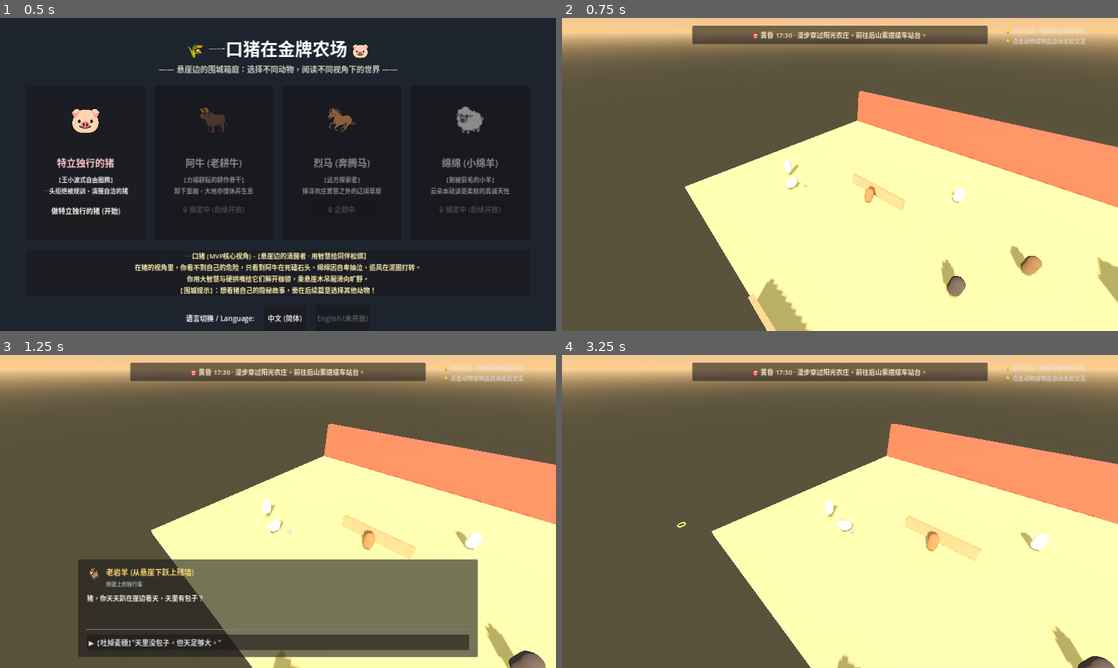
Above: before the commit, frames 1-4 (two rows, left to right).
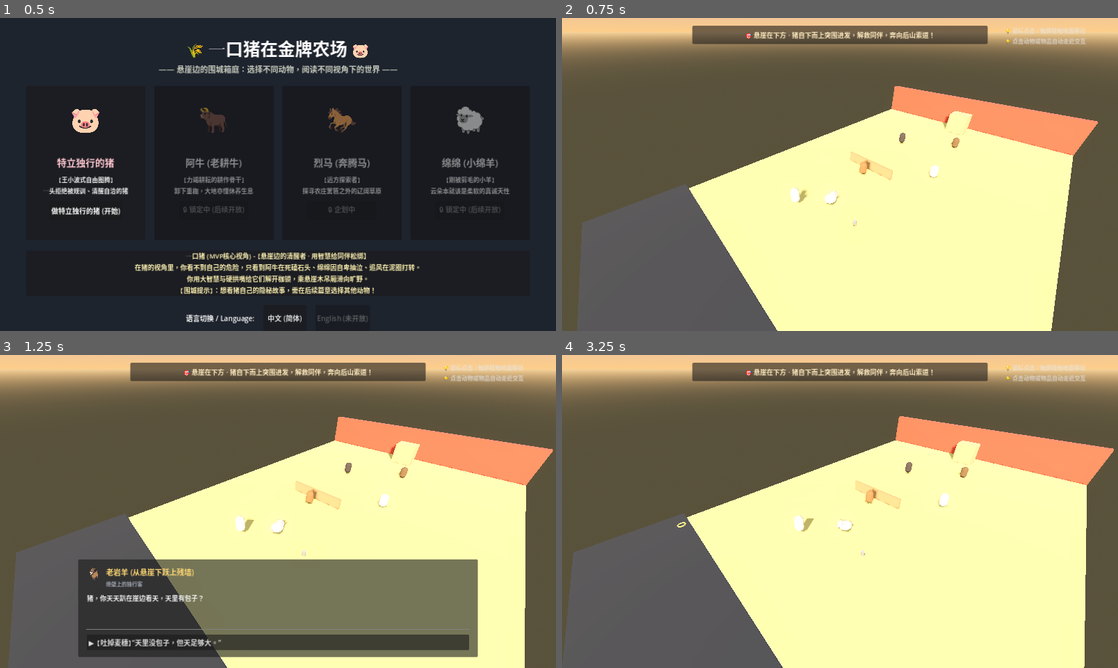
Above: after the commit, the same moments.

Repository: chenzhaoxuan0/piggame
Game: Godot game, scene res://scenes/ui/character_selection.tscn
Two runs of this game, one before a commit and one after it. Both use one fixed random seed, a clock stepped at 60 frames per second and the inputs below.
Inputs (mouse positions are in pixels of both pictures, inside the frame that each line leads up to):
- Up to frame 1 (0.5 s): no input
- Up to frame 2 (0.75 s): click "做特立独行的猪 (开始)" at 0.5 s
- Up to frame 3 (1.25 s): no input
- Up to frame 4 (3.25 s): click "▶ 【吐掉麦穗】'天里没包子，但天足够大。'" at 1.25 s; click "▶ 【用鼻子拱起插销】'吃饱了，顺路去给他们松松绑。'" at 2 s; tap Enter at 2.75 s; move the mouse to (962, 495) at 2.77 s; click (962, 495) at 2.92 s

Frame 1 is identical in both runs. In frame 2, 27% of the frame differs, in the area x 2-100%, y 4-100%; in frame 3, 21%; in frame 4, 28%, in the area x 0-100%, y 4-100%.

Commit message:
feat: layout cliff at bottom with upward progression, grounding story on 12-stage Hero's Journey

Diff:
--- a/scenes/levels/office_level_1.tscn
+++ b/scenes/levels/office_level_1.tscn
@@ -29,10 +29,18 @@
 
 [sub_resource type="BoxMesh" id="BoxMesh_ground"]
 material = SubResource("Mat_FarmGrass")
-size = Vector3(38, 0.4, 28)
+size = Vector3(28, 0.4, 40)
 
 [sub_resource type="BoxShape3D" id="BoxShape3D_ground"]
-size = Vector3(38, 0.4, 28)
+size = Vector3(28, 0.4, 40)
+
+[sub_resource type="StandardMaterial3D" id="Mat_CliffAbyss"]
+albedo_color = Color(0.12, 0.15, 0.2, 1)
+roughness = 0.95
+
+[sub_resource type="BoxMesh" id="BoxMesh_abyss"]
+material = SubResource("Mat_CliffAbyss")
+size = Vector3(32, 10, 8)
 
 [sub_resource type="StandardMaterial3D" id="Mat_RedBarnWood"]
 albedo_color = Color(0.68, 0.25, 0.22, 1)
@@ -40,10 +48,10 @@
 
 [sub_resource type="BoxMesh" id="BoxMesh_barn_wall"]
 material = SubResource("Mat_RedBarnWood")
-size = Vector3(38, 5, 0.8)
+size = Vector3(28, 4.5, 0.8)
 
 [sub_resource type="BoxShape3D" id="BoxShape3D_wall"]
-size = Vector3(38, 5, 0.8)
+size = Vector3(28, 4.5, 0.8)
 
 [sub_resource type="StandardMaterial3D" id="Mat_WoodFence"]
 albedo_color = Color(0.6, 0.48, 0.35, 1)
@@ -68,6 +76,9 @@
 height = 0.35
 radius = 0.16
 
+[sub_resource type="StandardMaterial3D" id="Mat_CliffGoatNPC"]
+albedo_color = Color(0.88, 0.85, 0.78, 1)
+
 [sub_resource type="StandardMaterial3D" id="Mat_OxNPC"]
 albedo_color = Color(0.52, 0.35, 0.25, 1)
 
@@ -82,9 +93,6 @@
 [sub_resource type="StandardMaterial3D" id="Mat_SheepNPC"]
 albedo_color = Color(0.95, 0.95, 0.96, 1)
 
-[sub_resource type="StandardMaterial3D" id="Mat_CliffGoatNPC"]
-albedo_color = Color(0.88, 0.85, 0.78, 1)
-
 [sub_resource type="StandardMaterial3D" id="Mat_HorseNPC"]
 albedo_color = Color(0.2, 0.2, 0.22, 1)
 
@@ -109,17 +117,17 @@
 environment = SubResource("Environment_farm_sunset")
 
 [node name="DirectionalLight3D" type="DirectionalLight3D" parent="."]
-transform = Transform3D(0.866025, -0.25, 0.433013, 0, 0.866025, 0.5, -0.5, -0.433013, 0.75, 14, 12, 14)
+transform = Transform3D(0.866025, -0.25, 0.433013, 0, 0.866025, 0.5, -0.5, -0.433013, 0.75, 12, 14, 16)
 light_color = Color(1, 0.82, 0.62, 1)
 light_energy = 1.5
 shadow_enabled = true
 
 [node name="IsometricCamera" type="Camera3D" parent="."]
-transform = Transform3D(0.707107, -0.40558, 0.579228, 0, 0.819152, 0.573576, -0.707107, -0.40558, 0.579228, 12, 15, 12)
+transform = Transform3D(0.707107, -0.40558, 0.579228, 0, 0.819152, 0.573576, -0.707107, -0.40558, 0.579228, 10, 15, 20)
 script = ExtResource("3_camera_script")
 
 [node name="Pig" parent="." instance=ExtResource("2_pig_scene")]
-transform = Transform3D(1, 0, 0, 0, 1, 0, 0, 0, 1, -11, 0.2, 6)
+transform = Transform3D(1, 0, 0, 0, 1, 0, 0, 0, 1, -2, 0.2, 11)
 
 [node name="FarmEnvironment" type="Node3D" parent="."]
 
@@ -132,49 +140,35 @@
 [node name="CollisionShape3D" type="CollisionShape3D" parent="FarmEnvironment/Ground"]
 shape = SubResource("BoxShape3D_ground")
 
-[node name="NorthBarnWall" type="StaticBody3D" parent="FarmEnvironment"]
-transform = Transform3D(1, 0, 0, 0, 1, 0, 0, 0, 1, 0, 2.5, -14)
-
-[node name="MeshInstance3D" type="MeshInstance3D" parent="FarmEnvironment/NorthBarnWall"]
-mesh = SubResource("BoxMesh_barn_wall")
-
-[node name="CollisionShape3D" type="CollisionShape3D" parent="FarmEnvironment/NorthBarnWall"]
-shape = SubResource("BoxShape3D_wall")
-
-[node name="SouthFence" type="StaticBody3D" parent="FarmEnvironment"]
-transform = Transform3D(1, 0, 0, 0, 1, 0, 0, 0, 1, 0, 0.6, 14)
-
-[node name="MeshInstance3D" type="MeshInstance3D" parent="FarmEnvironment/SouthFence"]
-mesh = SubResource("BoxMesh_fence")
-
-[node name="CollisionShape3D" type="CollisionShape3D" parent="FarmEnvironment/SouthFence"]
-shape = SubResource("BoxShape3D_wall")
-
-[node name="StartBarnArea" type="Node3D" parent="FarmEnvironment"]
-transform = Transform3D(1, 0, 0, 0, 1, 0, 0, 0, 1, -11, 0, 6)
-
-[node name="NPC_CliffGoat" type="StaticBody3D" parent="FarmEnvironment/StartBarnArea" groups=["interactable", "npc", "npc_cliff_goat"]]
-transform = Transform3D(1, 0, 0, 0, 1, 0, 0, 0, 1, -2, 1.2, -1)
-
-[node name="MeshInstance3D" type="MeshInstance3D" parent="FarmEnvironment/StartBarnArea/NPC_CliffGoat"]
+[node name="BottomAbyss" type="MeshInstance3D" parent="FarmEnvironment"]
+transform = Transform3D(1, 0, 0, 0, 1, 0, 0, 0, 1, 0, -5.5, 24)
+mesh = SubResource("BoxMesh_abyss")
+
+[node name="StartCliffArea" type="Node3D" parent="FarmEnvironment"]
+transform = Transform3D(1, 0, 0, 0, 1, 0, 0, 0, 1, 0, 0, 12)
+
+[node name="NPC_CliffGoat" type="StaticBody3D" parent="FarmEnvironment/StartCliffArea" groups=["interactable", "npc", "npc_cliff_goat"]]
+transform = Transform3D(1, 0, 0, 0, 1, 0, 0, 0, 1, -4, 1.2, 1.5)
+
+[node name="MeshInstance3D" type="MeshInstance3D" parent="FarmEnvironment/StartCliffArea/NPC_CliffGoat"]
 material_override = SubResource("Mat_CliffGoatNPC")
 mesh = SubResource("CapsuleMesh_npc")
 
-[node name="CollisionShape3D" type="CollisionShape3D" parent="FarmEnvironment/StartBarnArea/NPC_CliffGoat"]
-shape = SubResource("CapsuleShape3D_npc")
-
-[node name="MilkJug" type="RigidBody3D" parent="FarmEnvironment/StartBarnArea" groups=["interactable", "milk_jug"]]
-transform = Transform3D(1, 0, 0, 0, 1, 0, 0, 0, 1, 1.2, 0.5, -0.8)
+[node name="CollisionShape3D" type="CollisionShape3D" parent="FarmEnvironment/StartCliffArea/NPC_CliffGoat"]
+shape = SubResource("CapsuleShape3D_npc")
+
+[node name="MilkJug" type="RigidBody3D" parent="FarmEnvironment/StartCliffArea" groups=["interactable", "milk_jug"]]
+transform = Transform3D(1, 0, 0, 0, 1, 0, 0, 0, 1, 1.5, 0.5, -0.5)
 mass = 0.3
 
-[node name="MeshInstance3D" type="MeshInstance3D" parent="FarmEnvironment/StartBarnArea/MilkJug"]
+[node name="MeshInstance3D" type="MeshInstance3D" parent="FarmEnvironment/StartCliffArea/MilkJug"]
 mesh = SubResource("CylinderMesh_milkJug")
 
-[node name="CollisionShape3D" type="CollisionShape3D" parent="FarmEnvironment/StartBarnArea/MilkJug"]
+[node name="CollisionShape3D" type="CollisionShape3D" parent="FarmEnvironment/StartCliffArea/MilkJug"]
 shape = SubResource("CylinderShape3D_milkJug")
 
 [node name="NPC_Aniu" type="StaticBody3D" parent="FarmEnvironment" groups=["interactable", "npc", "npc_aniu"]]
-transform = Transform3D(1, 0, 0, 0, 1, 0, 0, 0, 1, -4, 0.7, 2)
+transform = Transform3D(1, 0, 0, 0, 1, 0, 0, 0, 1, -3, 0.7, 5)
 
 [node name="MeshInstance3D" type="MeshInstance3D" parent="FarmEnvironment/NPC_Aniu"]
 material_override = SubResource("Mat_OxNPC")
@@ -193,7 +187,7 @@
 shape = SubResource("BoxShape3D_wall")
 
 [node name="NPC_Mianmian" type="StaticBody3D" parent="FarmEnvironment" groups=["interactable", "npc", "npc_mianmian"]]
-transform = Transform3D(1, 0, 0, 0, 1, 0, 0, 0, 1, 2, 0.7, -4)
+transform = Transform3D(1, 0, 0, 0, 1, 0, 0, 0, 1, 3, 0.7, 0)
 
 [node name="MeshInstance3D" type="MeshInstance3D" parent="FarmEnvironment/NPC_Mianmian"]
 material_override = SubResource("Mat_SheepNPC")
@@ -203,7 +197,7 @@
 shape = SubResource("CapsuleShape3D_npc")
 
 [node name="NPC_Zhuifeng" type="StaticBody3D" parent="FarmEnvironment" groups=["interactable", "npc", "npc_zhuifeng"]]
-transform = Transform3D(1, 0, 0, 0, 1, 0, 0, 0, 1, 5, 0.8, 5)
+transform = Transform3D(1, 0, 0, 0, 1, 0, 0, 0, 1, -4, 0.8, -5)
 
 [node name="MeshInstance3D" type="MeshInstance3D" parent="FarmEnvironment/NPC_Zhuifeng"]
 material_override = SubResource("Mat_HorseNPC")
@@ -213,7 +207,7 @@
 shape = SubResource("CapsuleShape3D_npc")
 
 [node name="NPC_Laozhang" type="StaticBody3D" parent="FarmEnvironment" groups=["interactable", "npc", "npc_laozhang"]]
-transform = Transform3D(1, 0, 0, 0, 1, 0, 0, 0, 1, 8, 0.7, 0)
+transform = Transform3D(1, 0, 0, 0, 1, 0, 0, 0, 1, 2, 0.7, -9)
 
 [node name="MeshInstance3D" type="MeshInstance3D" parent="FarmEnvironment/NPC_Laozhang"]
 material_override = SubResource("Mat_DogNPC")
@@ -223,7 +217,7 @@
 shape = SubResource("CapsuleShape3D_npc")
 
 [node name="CableCarArea" type="Node3D" parent="FarmEnvironment"]
-transform = Transform3D(1, 0, 0, 0, 1, 0, 0, 0, 1, 15, 0, 0)
+transform = Transform3D(1, 0, 0, 0, 1, 0, 0, 0, 1, 0, 0, -15)
 
 [node name="CableCarCabin" type="MeshInstance3D" parent="FarmEnvironment/CableCarArea"]
 transform = Transform3D(1, 0, 0, 0, 1, 0, 0, 0, 1, 0, 1.4, 0)
@@ -234,6 +228,15 @@
 
 [node name="CollisionShape3D" type="CollisionShape3D" parent="FarmEnvironment/CableCarArea/CableCarLever"]
 shape = SubResource("BoxShape3D_lever")
+
+[node name="NorthTopWall" type="StaticBody3D" parent="FarmEnvironment"]
+transform = Transform3D(1, 0, 0, 0, 1, 0, 0, 0, 1, 0, 2.2, -18)
+
+[node name="MeshInstance3D" type="MeshInstance3D" parent="FarmEnvironment/NorthTopWall"]
+mesh = SubResource("BoxMesh_barn_wall")
+
+[node name="CollisionShape3D" type="CollisionShape3D" parent="FarmEnvironment/NorthTopWall"]
+shape = SubResource("BoxShape3D_wall")
 
 [node name="HUD" type="CanvasLayer" parent="."]
 
@@ -251,7 +254,7 @@
 layout_mode = 2
 theme_override_colors/font_color = Color(1, 0.92, 0.75, 1)
 theme_override_font_sizes/font_size = 15
-text = "🎯 黄昏 17:30 · 漫步穿过阳光农庄，前往后山索道缆车站台。"
+text = "🎯 悬崖在下方 · 猪自下而上突围进发，解救同伴，奔向后山索道！"
 horizontal_alignment = 1
 vertical_alignment = 1
 
@@ -310,13 +313,13 @@
 layout_mode = 2
 theme_override_colors/font_color = Color(1, 0.85, 0.45, 1)
 theme_override_font_sizes/font_size = 17
-text = "特立独行的猪"
+text = "一口猪"
 
 [node name="LabelTitle" type="Label" parent="HUD/DialogueBox/Margin/VBox/Header/NameVBox"]
 layout_mode = 2
 theme_override_colors/font_color = Color(0.75, 0.8, 0.85, 0.75)
 theme_override_font_sizes/font_size = 12
-text = "拒绝被规训的自由生灵"
+text = "特立独行的猪"
 
 [node name="LabelContent" type="Label" parent="HUD/DialogueBox/Margin/VBox"]
 layout_mode = 2
Not shown: 1 places in scenes/levels/office_level_1.tscn that only renumber resources
Not shown, changed: docs/GDD_GAME_DESIGN.md
Not shown, changed: docs/PIG_STORY_LINE_FULL.md
